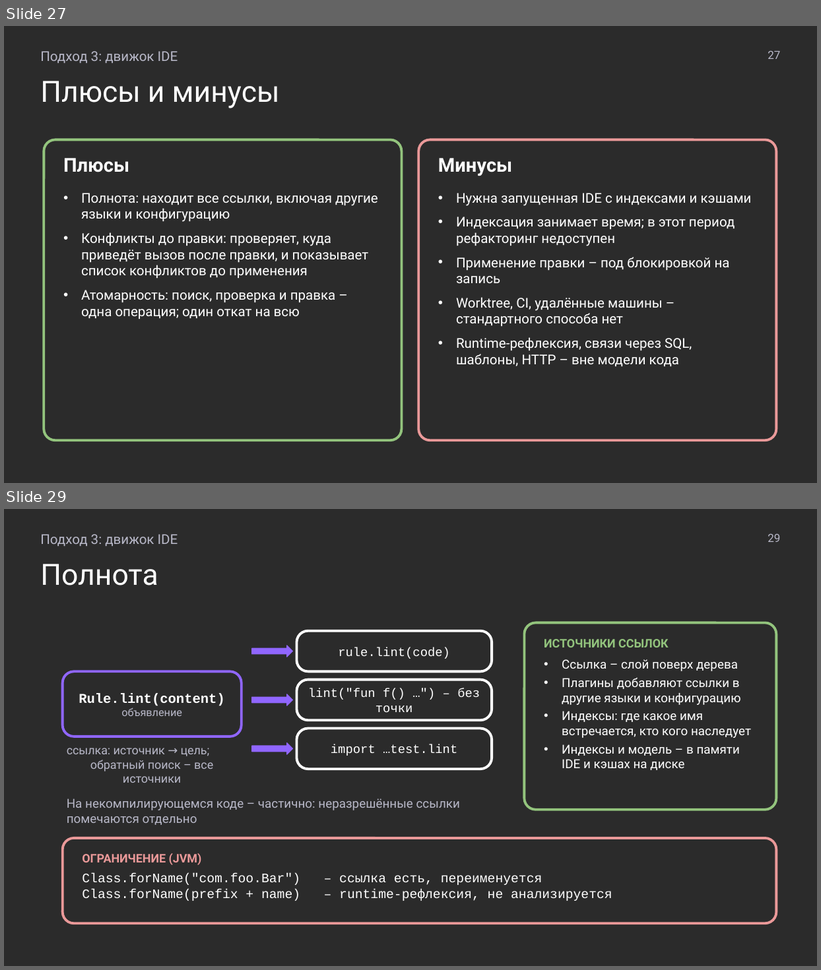
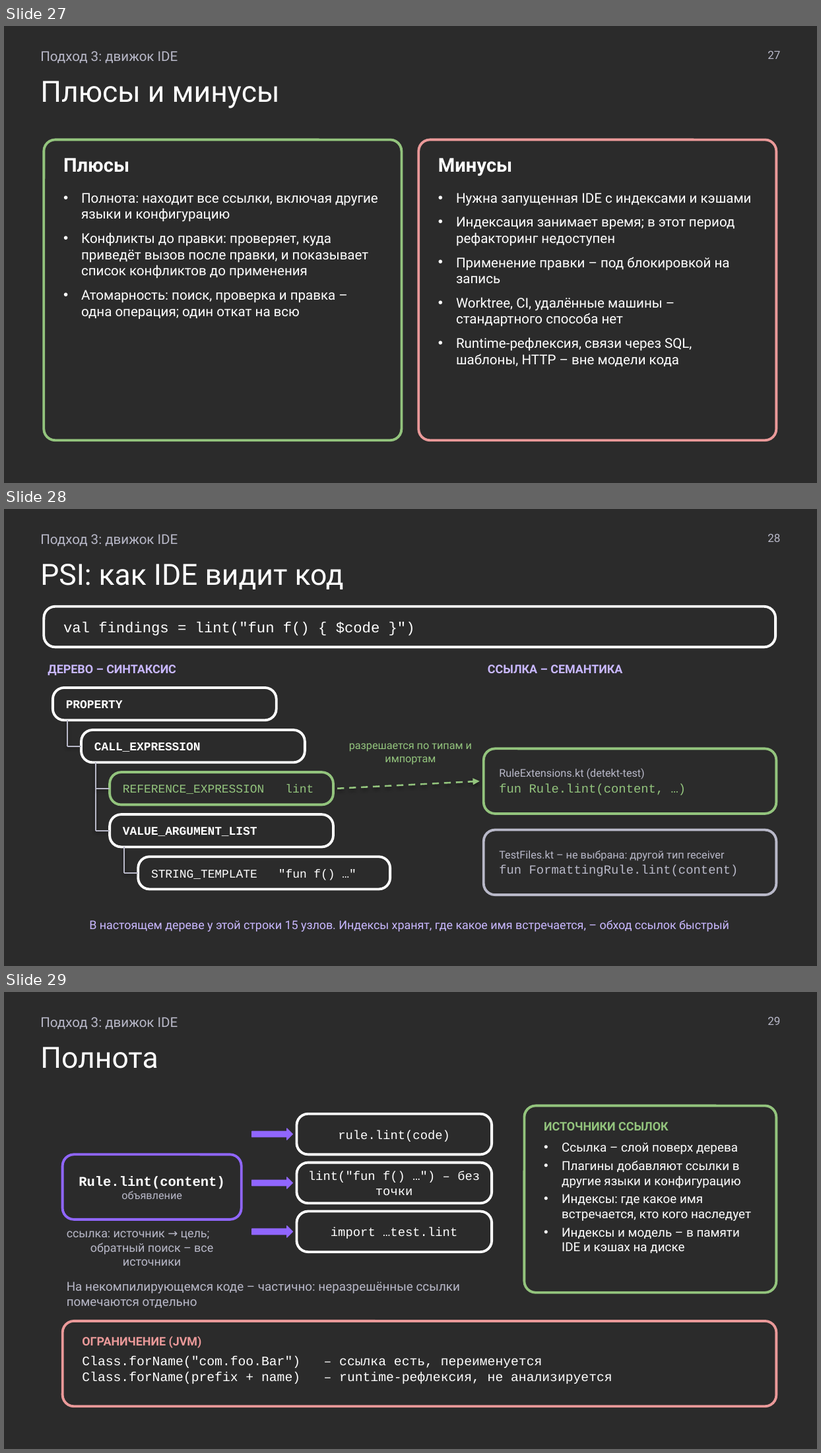
Before and after one commit to MchKosticyn/ide-refactoring-in-ai-agents, a slide deck: Доклад_ Рефакторинг в ИИ-агентах.pptx. Shown one above the other, each under a label of ours: slides 27 and 29 before the commit, slides 27, 28 and 29 after it; the slides between them are not shown. The pictures are 821x970 and 821x1453 pixels, drawn with LibreOffice and Linux fonts; fonts in the diff are those of the drawing; background and template pictures are left out; a plain dark background stands for a picture behind light text. Boxes give left, top, right and bottom in pixels: in the first picture for what was removed or moved away, otherwise in the second. Text is boxed around its words. In the diff, an @@ line names an element or a change of style, - is before the commit and + after.

Commit message:
PSI slide: drawn tree + reference scheme instead of viewer screenshot

```diff
--- a/Доклад_ Рефакторинг в ИИ-агентах.pptx
+++ b/Доклад_ Рефакторинг в ИИ-агентах.pptx
@@ slide 28 added at (4,509,817,966), background picture (left out) @@
@@ text added at (40,534,178,546), 12 pt, text #B8B8C8 @@
+Подход 3: движок IDE
@@ text added at (768,533,780,542), 10 pt, text #B8B8C8 @@
+28
@@ text added at (40,564,344,590), 26 pt, text #FFFFFF @@
+PSI: как IDE видит код
@@ rounded rectangle added at (44,607,776,647), outline #FFFFFF 2.25 pt, 13 pt, text #FFFFFF @@
+val findings = lint("fun f() { $code }")
@@ text added at (48,665,176,675), 10.5 pt, text #C9B8FF, bold @@
+ДЕРЕВО – СИНТАКСИС
@@ text added at (488,665,622,673), 10.5 pt, text #C9B8FF, bold @@
+ССЫЛКА – СЕМАНТИКА
@@ rounded rectangle added at (53,688,277,720), outline #FFFFFF 2.25 pt, 10.5 pt, text #FFFFFF, bold @@
+PROPERTY
@@ line added from (67, 720) to (67, 747), #B8B8C8 1 pt @@
@@ rounded rectangle added at (81,730,305,762), outline #FFFFFF 2.25 pt, 10.5 pt, text #FFFFFF, bold @@
+CALL_EXPRESSION
@@ text added at (349,743,472,764), 9.5 pt, text #93C47D @@
+разрешается по типам и импортам
@@ line added from (67, 747) to (81, 747), #B8B8C8 1 pt @@
@@ line added from (96, 762) to (96, 831), #B8B8C8 1 pt @@
@@ rounded rectangle added at (484,749,776,814), outline #93C47D 2.25 pt, 9.5 pt, text #B8B8C8 @@
+RuleExtensions.kt (detekt-test)
+fun Rule.lint(content, …)
@@ rounded rectangle added at (110,772,333,805), outline #93C47D 2.25 pt, 10.5 pt, text #93C47D @@
+REFERENCE_EXPRESSION lint
@@ arrow added from (337, 789) to (480, 782), #93C47D 1.5 pt dashed @@
@@ line added from (96, 789) to (110, 789), #B8B8C8 1 pt @@
@@ rounded rectangle added at (110,815,333,848), outline #FFFFFF 2.25 pt, 10.5 pt, text #FFFFFF, bold @@
+VALUE_ARGUMENT_LIST
@@ line added from (96, 831) to (110, 831), #B8B8C8 1 pt @@
@@ rounded rectangle added at (484,830,776,895), outline #B8B8C8 2.25 pt, 9.5 pt, text #B8B8C8 @@
+TestFiles.kt – не выбрана: другой тип receiver
+fun FormattingRule.lint(content)
@@ line added from (124, 848) to (124, 873), #B8B8C8 1 pt @@
@@ rounded rectangle added at (138,857,390,890), outline #FFFFFF 2.25 pt, 10.5 pt, text #FFFFFF @@
+STRING_TEMPLATE "fun f() …"
@@ line added from (124, 873) to (138, 873), #B8B8C8 1 pt @@
@@ text added at (89,920,729,932), 10.5 pt, text #C9B8FF @@
+В настоящем дереве у этой строки 15 узлов. Индексы хранят, где какое имя встречается, – обход ссылок быстрый
```
Also in this commit, not shown: 1 slide removed, 1 other file.
